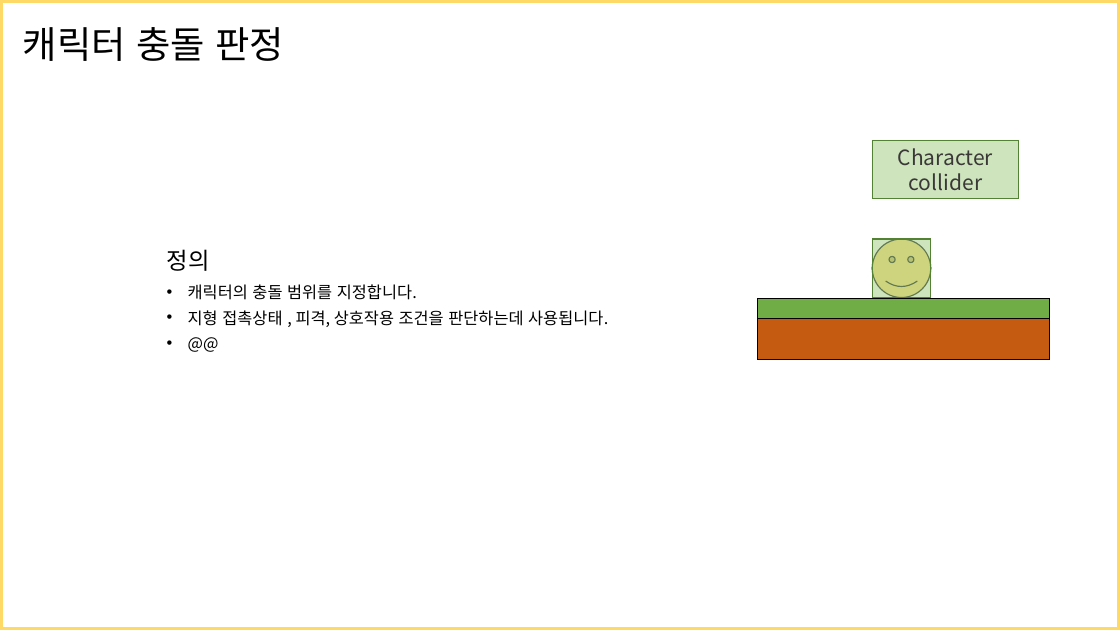
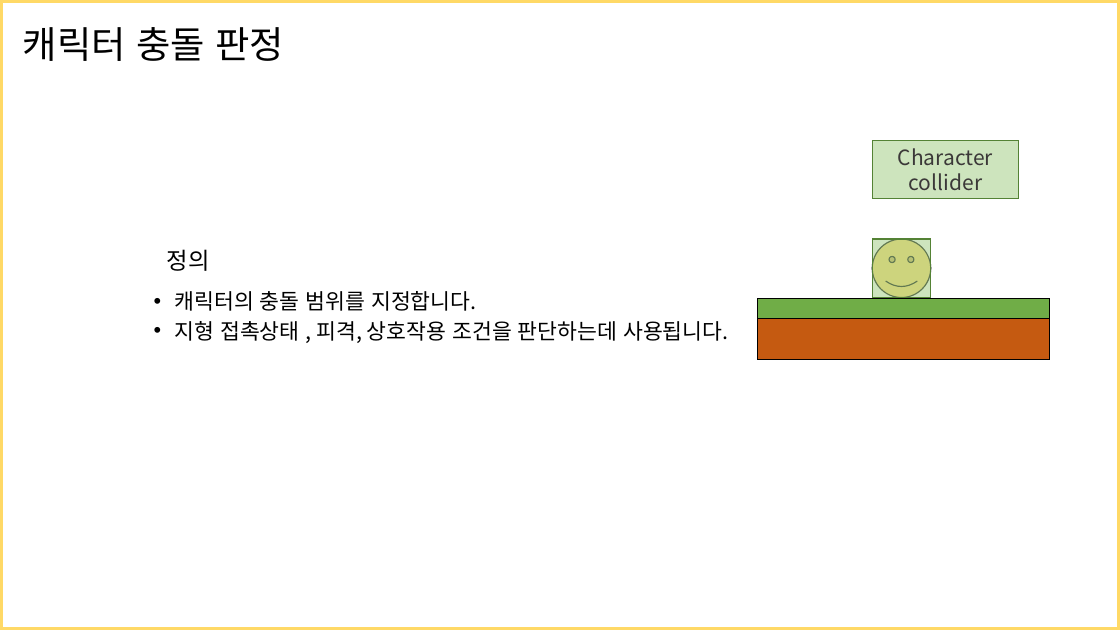
Before and after one commit to PriuS2/TIL, a slide deck: slide 2 of 2020/_Projects/캐릭터 시스템 기획.pptx. Drawn at 1120x630 pixels with LibreOffice and Linux fonts; fonts in the diff are those of the drawing. Boxes give left, top, right and bottom in pixels: in the first picture for what was removed or moved away, otherwise in the second. Text is boxed around its words. In the diff, an @@ line names an element or a change of style, - is before the commit and + after.

```diff
--- a/2020/_Projects/캐릭터 시스템 기획.pptx
+++ b/2020/_Projects/캐릭터 시스템 기획.pptx
@@ text at [175,291,728,343]: paragraph removed @@
-• @@
@@ text "캐릭터의 충돌 범위를 지정합니다.": place and size @@
-text "캐릭터의 충돌 범위를 지정합니다." at [188,284,608,327]
+text "캐릭터의 충돌 범위를 지정합니다." at [175,291,728,343]
@@ text "캐릭터의 충돌 범위를 지정합니다." at [175,291,728,343]: size 14 to 18.5 pt @@
```
Also in this commit, not shown: 2 other slides changed, 1 slide added, 1 other file.
